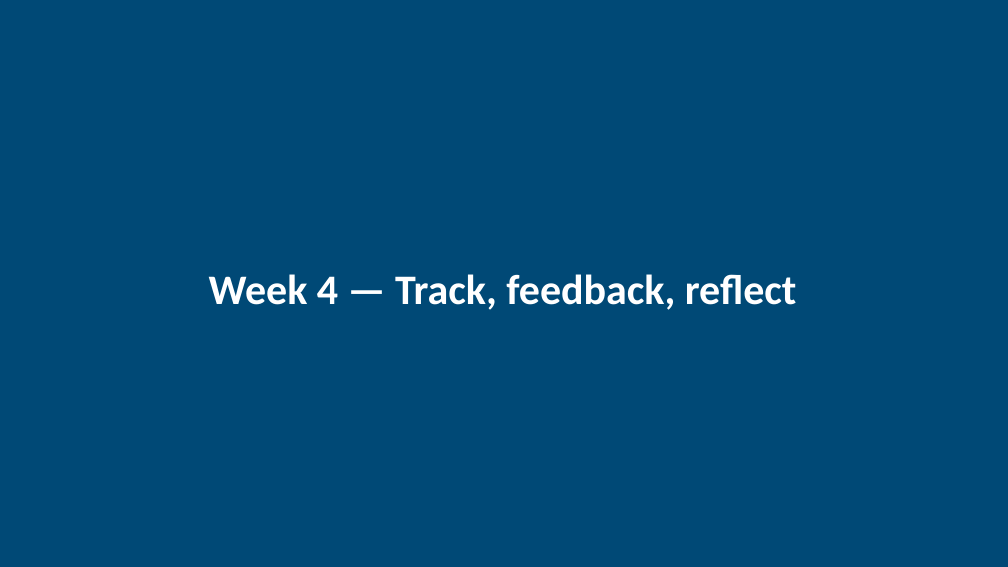
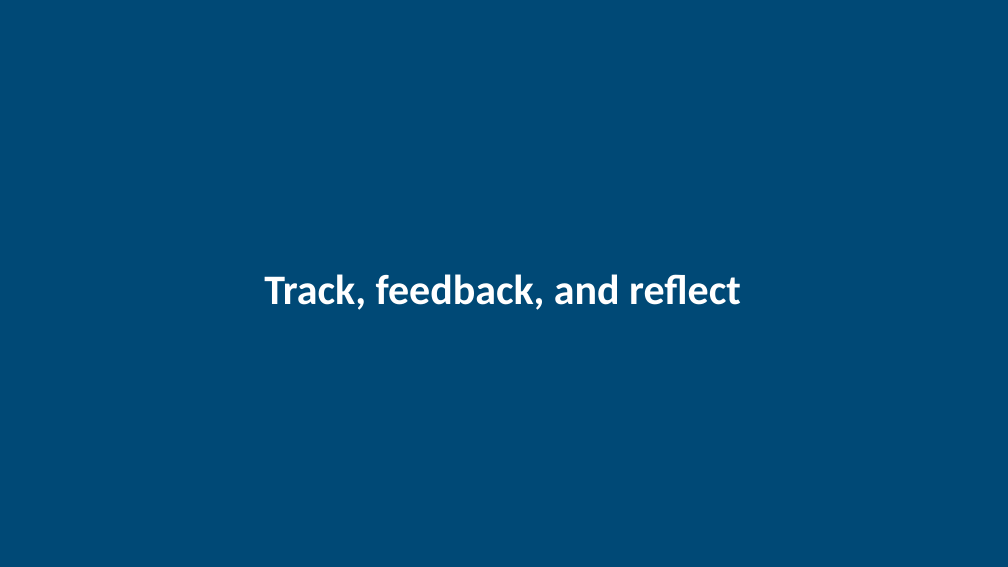
Before and after one commit to louie-amala/amala-education-curriculum-site, a slide deck: slide 28 of public/downloads/agency-in-learning-slides.pptx. Drawn at 1008x567 pixels with LibreOffice and Linux fonts; fonts in the diff are those of the drawing. Boxes give left, top, right and bottom in pixels: in the first picture for what was removed or moved away, otherwise in the second. Text is boxed around its words. In the diff, an @@ line names an element or a change of style, - is before the commit and + after.

```diff
--- a/public/downloads/agency-in-learning-slides.pptx
+++ b/public/downloads/agency-in-learning-slides.pptx
@@ text at <box>264,274,741,310</box>: text changed @@
-Week 4 — Track, feedback, reflect
+Track, feedback, and reflect
```
Also in this commit, not shown: 3 other slides changed, 6 other files.
